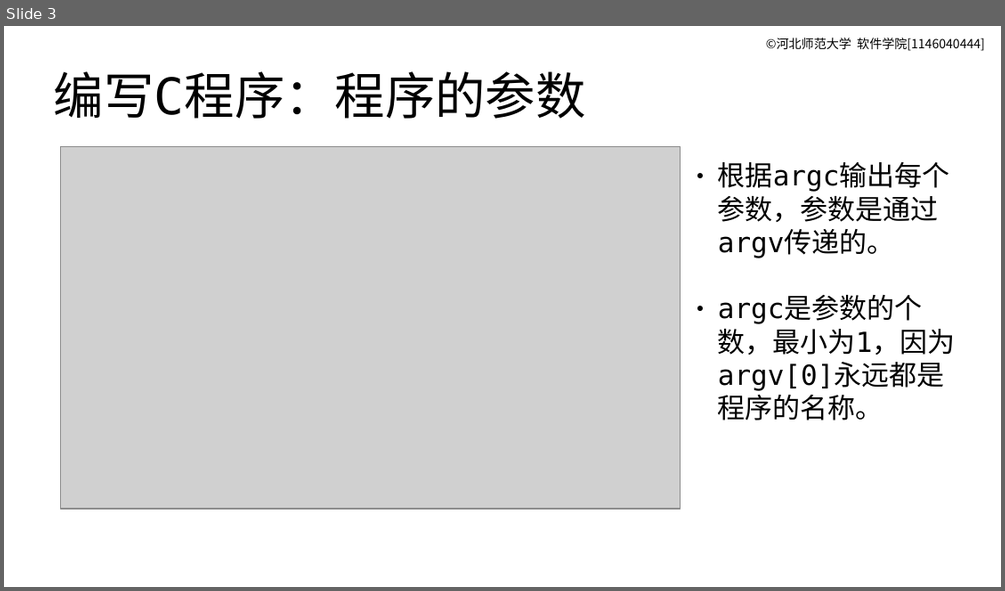
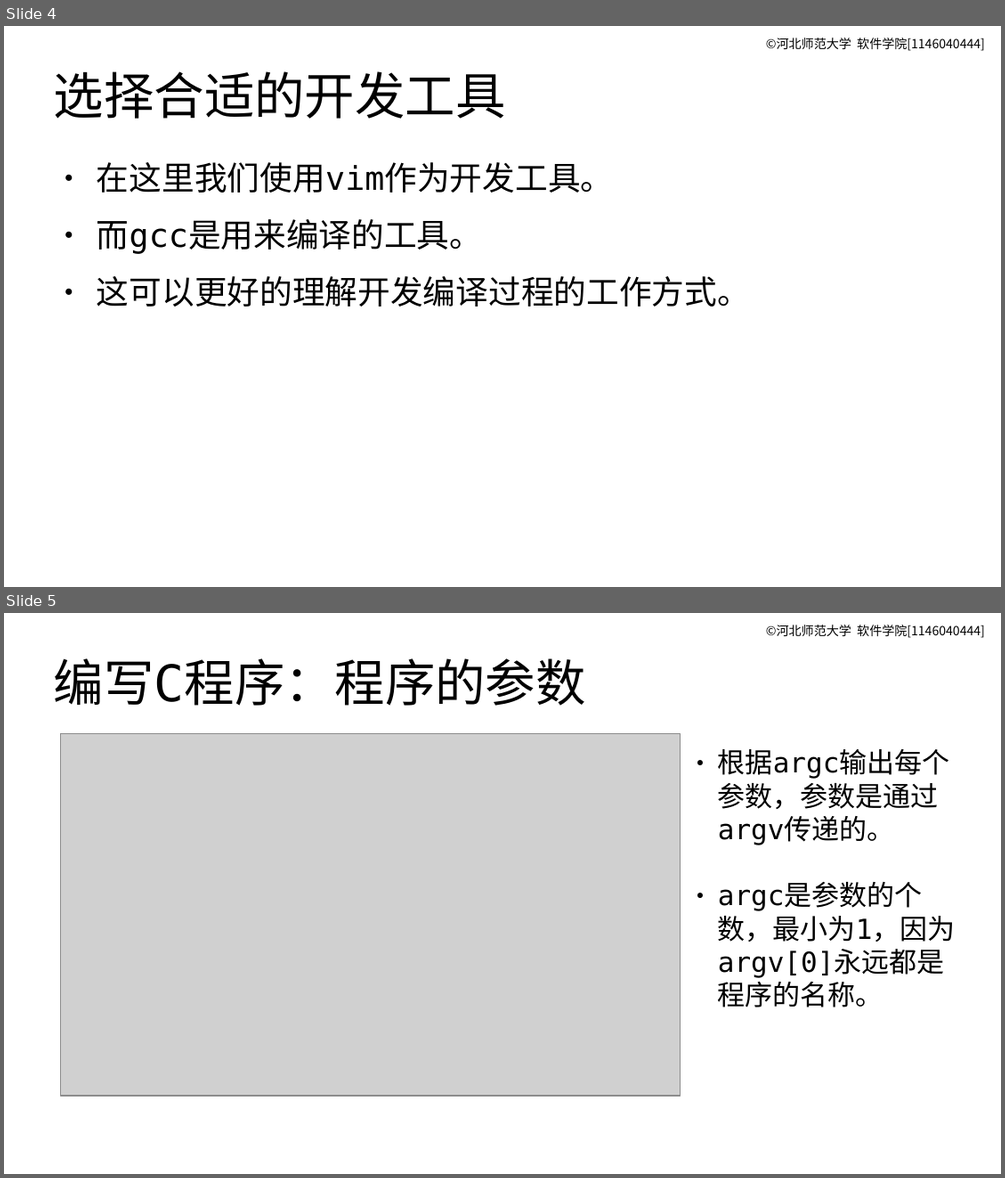
Before and after one commit to master-genius/linux-system, a slide deck: materials/slides/ch14-linux-c-env.odp. Shown one above the other, each under a label of ours: slide 3 before the commit, slides 4 and 5 after it. The pictures are 1005x591 and 1005x1178 pixels, drawn with LibreOffice and Linux fonts; fonts in the diff are those of the drawing; grey boxes stand for pictures. Boxes give left, top, right and bottom in pixels: in the first picture for what was removed or moved away, otherwise in the second. Text is boxed around its words. In the diff, an @@ line names an element or a change of style, - is before the commit and + after.

```diff
--- a/materials/slides/ch14-linux-c-env.odp
+++ b/materials/slides/ch14-linux-c-env.odp
@@ slide 4 added at [4,26,1001,587], background #FFFFFF; not listed: 1 template element that a slide beside it also shows @@
@@ title added at [54,71,505,119], 40 pt, text #000000 @@
+选择合适的开发工具
@@ text added at [97,162,750,306], 26 pt, text #000000 @@
+● 在这里我们使用vim作为开发工具。
+● 而gcc是用来编译的工具。
+● 这可以更好的理解开发编译过程的工作方式。
@@ what was slide 3 is now slide 5 @@
```
Also in this commit, not shown: 9 slides changed, 2 other slides added, 1 slide removed, 2 other files.
